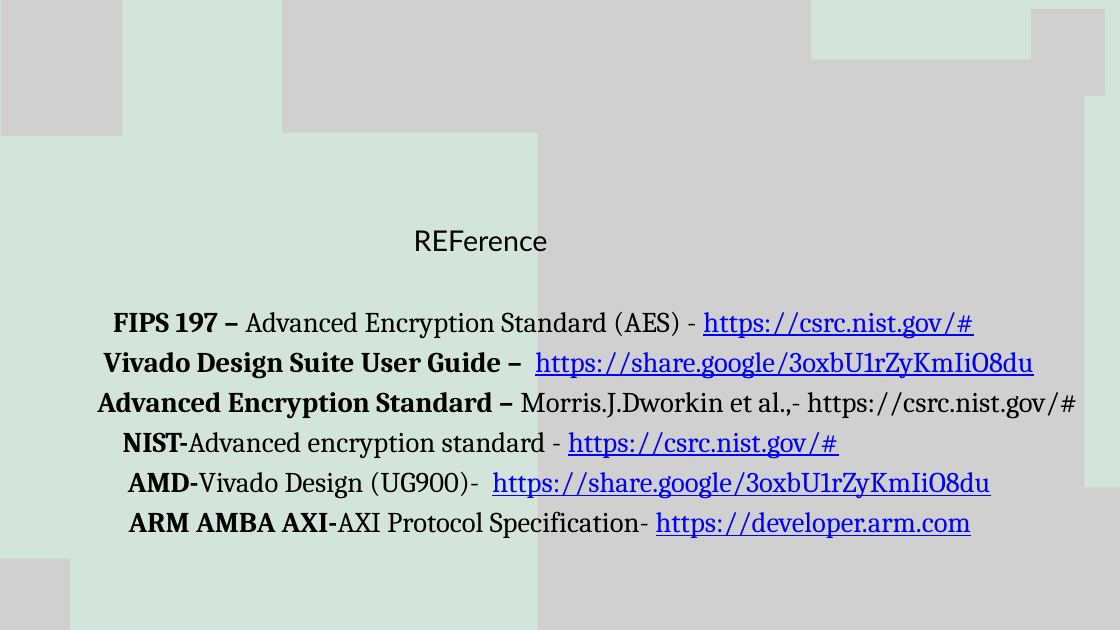
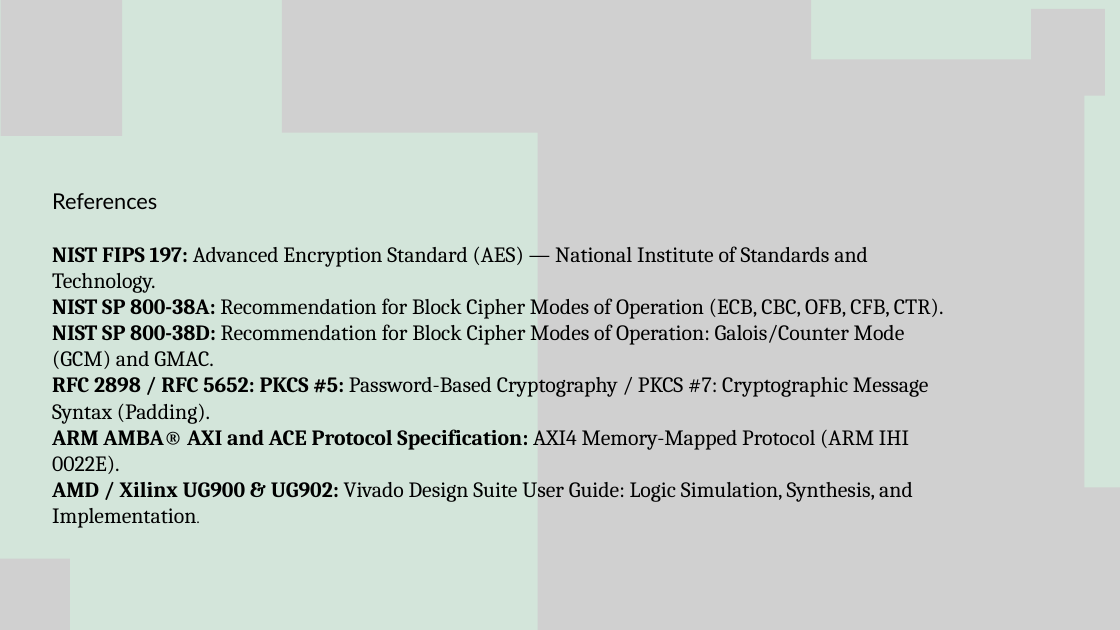
Before and after one commit to SudarsanamR/Veltraxx-26, a slide deck: slide 7 of presentation/RTL REBELS.pptx. Drawn at 1120x630 pixels with LibreOffice and Linux fonts; fonts in the diff are those of the drawing; grey boxes stand for pictures. Boxes give left, top, right and bottom in pixels: in the first picture for what was removed or moved away, otherwise in the second. Text is boxed around its words. In the diff, an @@ line names an element or a change of style, - is before the commit and + after.

```diff
--- a/presentation/RTL REBELS.pptx
+++ b/presentation/RTL REBELS.pptx
@@ text added at bbox=[52, 193, 944, 528], 28 pt, text #000000 @@
+References
+NIST FIPS 197: Advanced Encryption Standard (AES) — National Institute of Standards and Technology.
+NIST SP 800-38A: Recommendation for Block Cipher Modes of Operation (ECB, CBC, OFB, CFB, CTR).
+NIST SP 800-38D: Recommendation for Block Cipher Modes of Operation: Galois/Counter Mode (GCM) and GMAC.
+RFC 2898 / RFC 5652: PKCS #5: Password-Based Cryptography / PKCS #7: Cryptographic Message Syntax (Padding).
+ARM AMBA® AXI and ACE Protocol Specification: AXI4 Memory-Mapped Protocol (ARM IHI 0022E).
+AMD / Xilinx UG900 & UG902: Vivado Design Suite User Guide: Logic Simulation, Synthesis, and Implementation.
@@ text removed at bbox=[97, 230, 1077, 538] @@
-REFerence
-FIPS 197 – Advanced Encryption Standard (AES) - https://csrc.nist.gov/#
-Vivado Design Suite User Guide – https://share.google/3oxbU1rZyKmIiO8du
-Advanced Encryption Standard – Morris.J.Dworkin et al.,- https://csrc.nist.gov/#
-NIST-Advanced encryption standard - https://csrc.nist.gov/#
-AMD-Vivado Design (UG900)- https://share.google/3oxbU1rZyKmIiO8du
-ARM AMBA AXI-AXI Protocol Specification- https://developer.arm.com
```
Also in this commit, not shown: 5 other slides changed, 1 slide removed, 1 other file.
